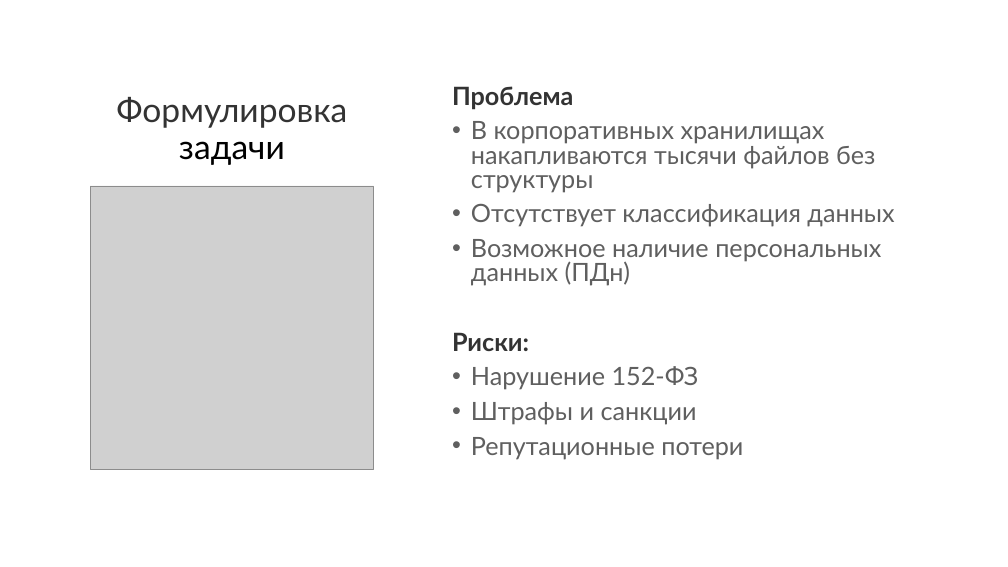
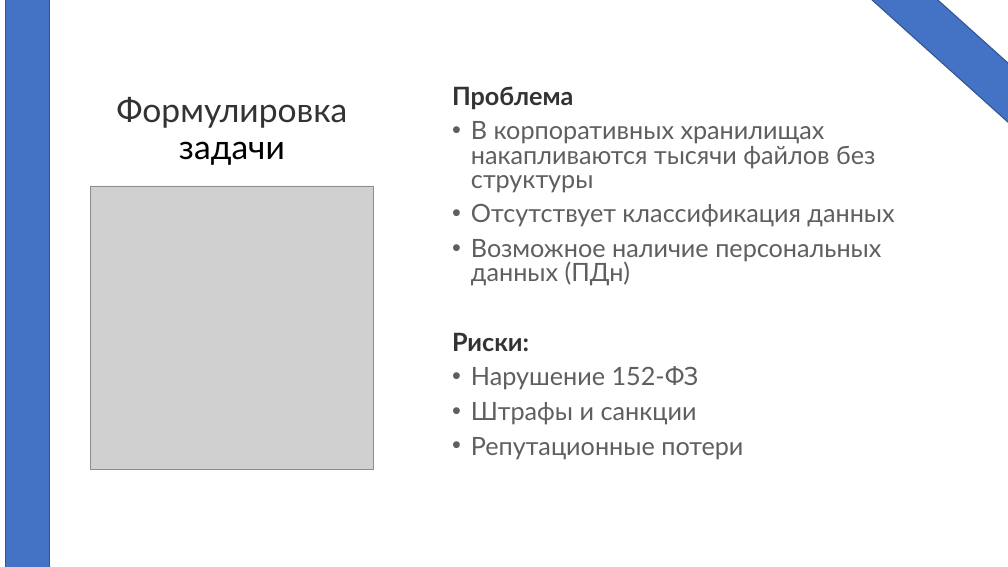
Before and after one commit to IndesFormao/Hackaton_2026_KK, a slide deck: slide 2 of Hakaton_KK.pptx. Drawn at 1008x567 pixels with LibreOffice and Linux fonts; fonts in the diff are those of the drawing; grey boxes stand for pictures. Boxes give left, top, right and bottom in pixels: in the first picture for what was removed or moved away, otherwise in the second. Text is boxed around its words. In the diff, an @@ line names an element or a change of style, - is before the commit and + after.

```diff
--- a/Hakaton_KK.pptx
+++ b/Hakaton_KK.pptx
@@ rectangle added at (x1=6, y1=0, x2=50, y2=567), fill #4472C4, outline #325491 1 pt @@
@@ rectangle added at (x1=580, y1=0, x2=1008, y2=356), fill #4472C4, outline #325491 1 pt @@
```
Also in this commit, not shown: 11 other slides changed, 1 other file.
